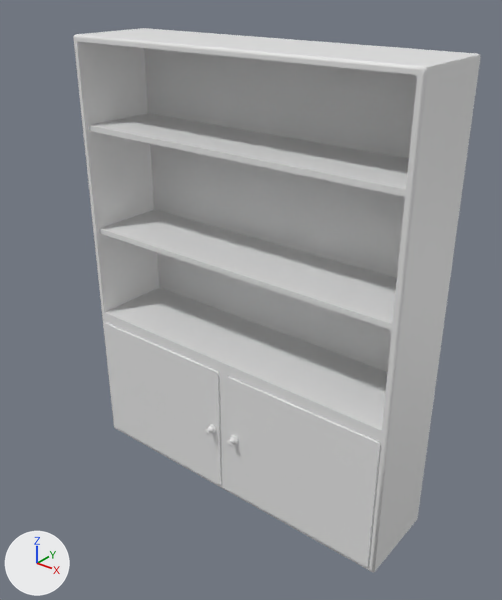
An edit to the FBX model Assets/ART/Meshes/GENERAL/SM_Bookshelf.fbx, drawn before and after from the same camera.
Both versions are drawn from a camera (50 mm lens) standing at (2.15, -2.69, 2.84) and looking at (-0.11, 0.13, 1.09). The lights are fixed; the arrows at lower left show +X, +Y and +Z. The older version comes first. Where no turn or scale is listed for an object, it has been applied to the vertices.

The scene before the commit, as lines of its bpy script (objects in view):
```python
me_mesh = bpy.data.meshes.new('Mesh')
me_mesh.from_pydata(...)  # 133 vertices, 122 faces; spans x -1.0..1.0, y -0.25..0.25, z 0.0..2.5
me_mesh_001 = bpy.data.meshes.new('Mesh.001')
me_mesh_001.from_pydata(...)  # 147 vertices, 144 faces; spans x -0.938..0.0, y -0.062..0.01, z -0.392..0.392
me_mesh_002 = bpy.data.meshes.new('Mesh.002')
me_mesh_002.from_pydata(...)  # 147 vertices, 144 faces; spans x -0.9..0.94, y -0.06..0.01, z -0.39..0.39
ob_sm_bookshelf = bpy.data.objects.new('SM_Bookshelf', me_mesh)
ob_sm_bookshelf.location = (0.0, 0.0, 0.0)
ob_sm_bookshelf_door_01 = bpy.data.objects.new('SM_Bookshelf_Door_01', me_mesh_001)
ob_sm_bookshelf_door_01.location = (0.969, -0.249, 0.425)
ob_sm_bookshelf_door_02 = bpy.data.objects.new('SM_Bookshelf_Door_02', me_mesh_002)
ob_sm_bookshelf_door_02.location = (-0.969, -0.249, 0.425)
```
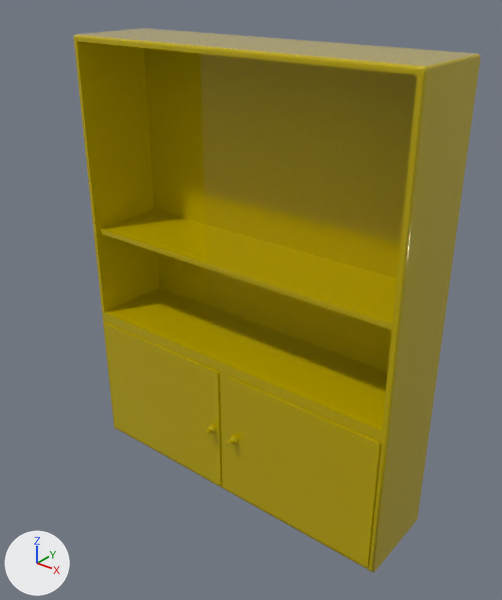
Changed parts and their boxes (x1, y1, x2, y2) in the pictures (502 x 600 px; the box of a moved part takes in the faces that stretch with it):
```json
{"part": 1, "of": "me_mesh_001", "change": "recoloured", "before": [227, 376, 381, 567], "after": [227, 376, 381, 567], "on screen": "white to yellow"}
{"part": 2, "of": "me_mesh_002", "change": "recoloured", "before": [104, 323, 222, 485], "after": [104, 323, 222, 485], "on screen": "white to yellow"}
{"part": 3, "of": "me_mesh", "change": "deleted", "before": [89, 113, 409, 197]}
{"part": 4, "of": "me_mesh", "change": "moved or reshaped", "before": [373, 58, 480, 572], "after": [373, 58, 480, 572]}
{"part": 5, "of": "me_mesh", "change": "recoloured", "before": [73, 28, 480, 572], "after": [73, 28, 480, 572], "on screen": "white to yellow"}
```

Edits to the scene script, one JSON object a line:
```json
{"op": "add", "block": "mat_m_wood_painted", "code": ["mat_m_wood_painted = principled_material('M_Wood_Painted')", "mat_m_wood_painted.base_color = (0.5, 0.384, 0.0)  # yellow #bca700", "mat_m_wood_painted.roughness = 0.0"]}
{"block": "me_mesh_001", "where": "# used by ob_sm_bookshelf_door_01; location = (0.969, -0.249, 0.425)"}
{"op": "remove", "block": "me_mesh_001", "code": "me_mesh_001.from_pydata(...)  # 147 vertices, 144 faces; spans x -0.938..0.0, y -0.062..0.01, z -0.392..0.392"}
{"op": "add", "block": "me_mesh_001", "code": "me_mesh_001.from_pydata(...)  # 136 vertices, 144 faces; spans x -0.938..0.0, y -0.062..0.01, z -0.392..0.392"}
{"block": "me_mesh_001", "change": "me_mesh_001 part 1: 144 faces spanning x -0.938..0.0, y -0.062..0.01, z -0.392..0.392 switch from no material to mat_m_wood_painted (yellow #bca700)"}
{"block": "me_mesh_001", "change": "edits to the shape of me_mesh_001 do not show in these pictures"}
{"block": "me_mesh_002", "where": "# used by ob_sm_bookshelf_door_02; location = (-0.969, -0.249, 0.425)"}
{"op": "remove", "block": "me_mesh_002", "code": "me_mesh_002.from_pydata(...)  # 147 vertices, 144 faces; spans x -0.9..0.94, y -0.06..0.01, z -0.39..0.39"}
{"op": "add", "block": "me_mesh_002", "code": "me_mesh_002.from_pydata(...)  # 136 vertices, 144 faces; spans x 0.0..0.94, y -0.06..0.01, z -0.39..0.39"}
{"block": "me_mesh_002", "change": "me_mesh_002 part 2: 144 faces spanning x 0.0..0.94, y -0.06..0.01, z -0.39..0.39 switch from no material to mat_m_wood_painted (yellow #bca700)"}
{"block": "me_mesh_002", "change": "edits to the shape of me_mesh_002 do not show in these pictures"}
{"block": "me_mesh", "where": "# used by ob_sm_bookshelf; location = (0.0, 0.0, 0.0)"}
{"op": "remove", "block": "me_mesh", "code": "me_mesh.from_pydata(...)  # 133 vertices, 122 faces; spans x -1.0..1.0, y -0.25..0.25, z 0.0..2.5"}
{"op": "add", "block": "me_mesh", "code": "me_mesh.from_pydata(...)  # 127 vertices, 117 faces; spans x -1.0..1.0, y -0.25..0.25, z 0.0..2.5"}
{"block": "me_mesh", "change": "me_mesh part 3: the loose piece of 8 vertices spanning x -0.97..0.97, y -0.22..0.22, z 2.0..2.03 is deleted"}
{"block": "me_mesh", "change": "me_mesh part 4"}
{"block": "me_mesh", "change": "3 vertices are removed from x -1.0..1.0, y -0.23..0.25, z 0.82..1.74"}
{"block": "me_mesh", "change": "20 faces are deleted"}
{"block": "me_mesh", "change": "5 new vertices lie (0.0, 0.0, 0.85) away from vertices in x -1.0..1.0, y -0.23..0.25, z 0.0"}
{"block": "me_mesh", "change": "18 new faces join them"}
{"block": "me_mesh", "change": "me_mesh part 5: 99 faces spanning x -1.0..1.0, y -0.25..0.25, z 0.0..2.5 switch from no material to mat_m_wood_painted (yellow #bca700)"}
```
